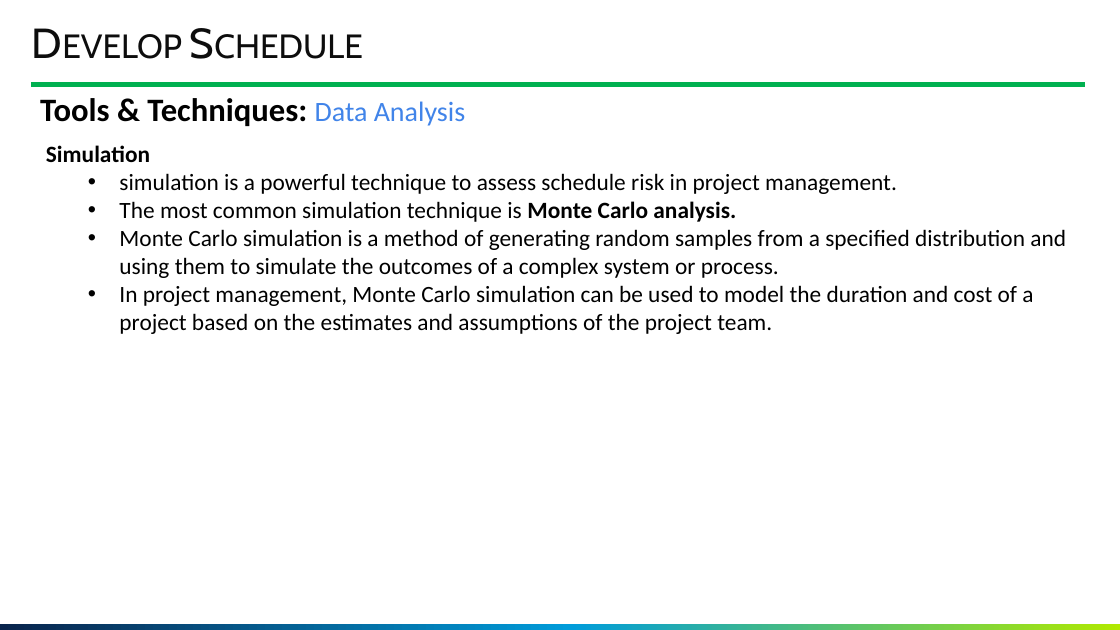
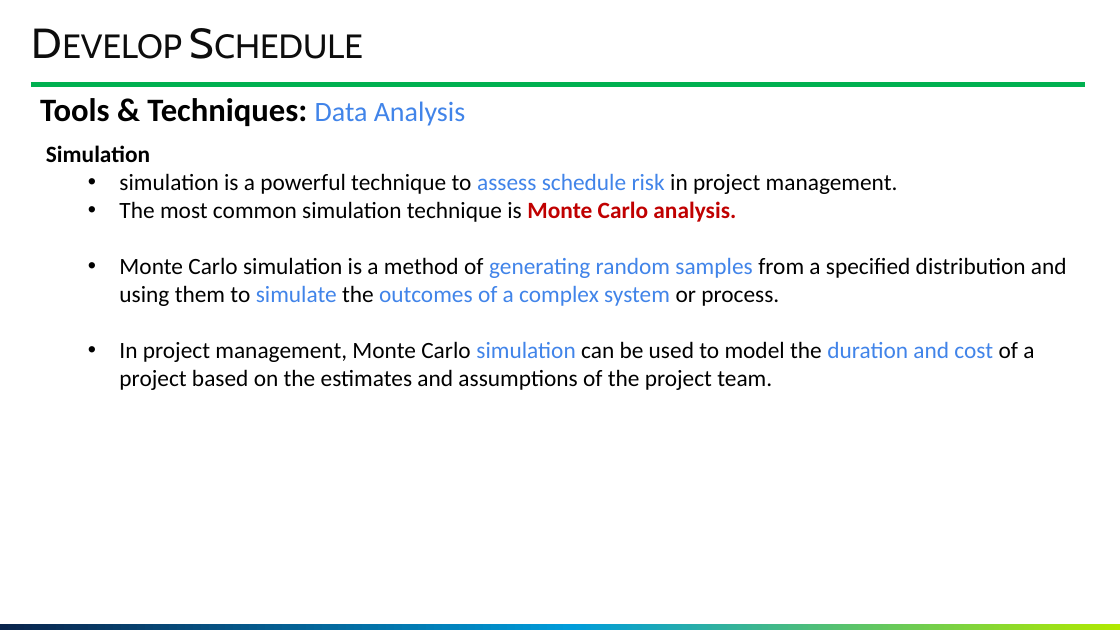
Before and after one commit to GoonerMAK/SWE_4803_Software_Project_Management, a slide deck: slide 130 of SWE 4803_Lec5_part1.pptm. Drawn at 1120x630 pixels with LibreOffice and Linux fonts; fonts in the diff are those of the drawing; background and template pictures are left out. Boxes give left, top, right and bottom in pixels: in the first picture for what was removed or moved away, otherwise in the second. Text is boxed around its words. In the diff, an @@ line names an element or a change of style, - is before the commit and + after.

```diff
--- a/SWE 4803_Lec5_part1.pptm
+++ b/SWE 4803_Lec5_part1.pptm
@@ text at [119, 173, 1067, 390]: text colour #000000 to #4184E8 in "assess schedule risk", "generating random samples simulate outcomes of a ...", "simulation duration and cost"; text colour #000000 to #C00000 in "Monte Carlo analysis." @@
```
Also in this commit, not shown: 18 other slides changed, 1 slide added, 4 other files.
